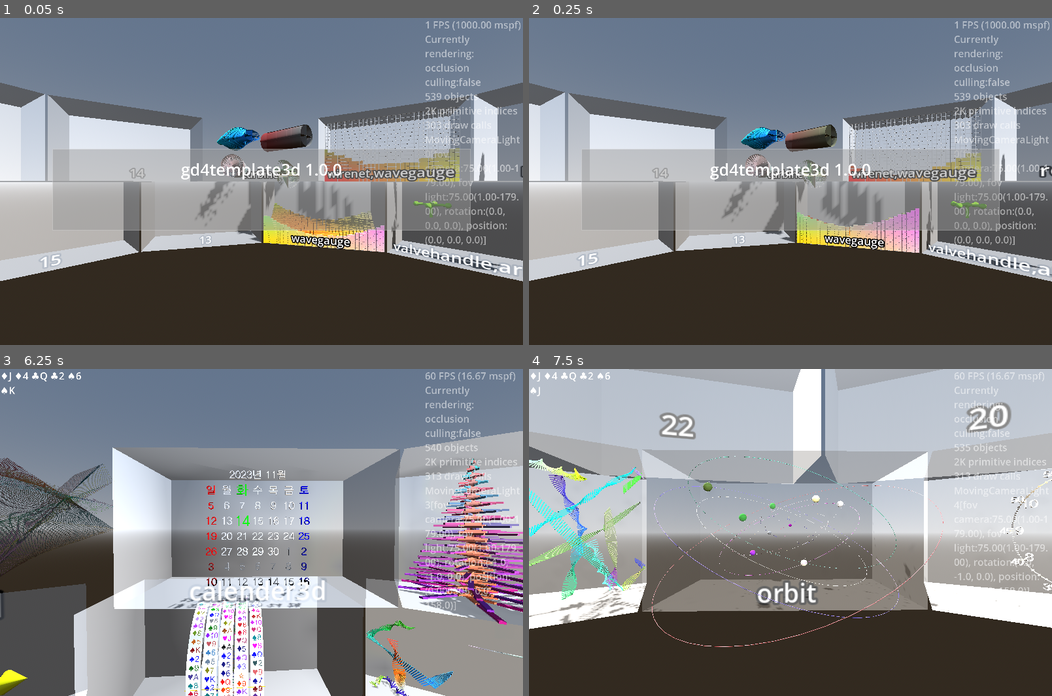
Above: before the commit, frames 1-4 (two rows, left to right).
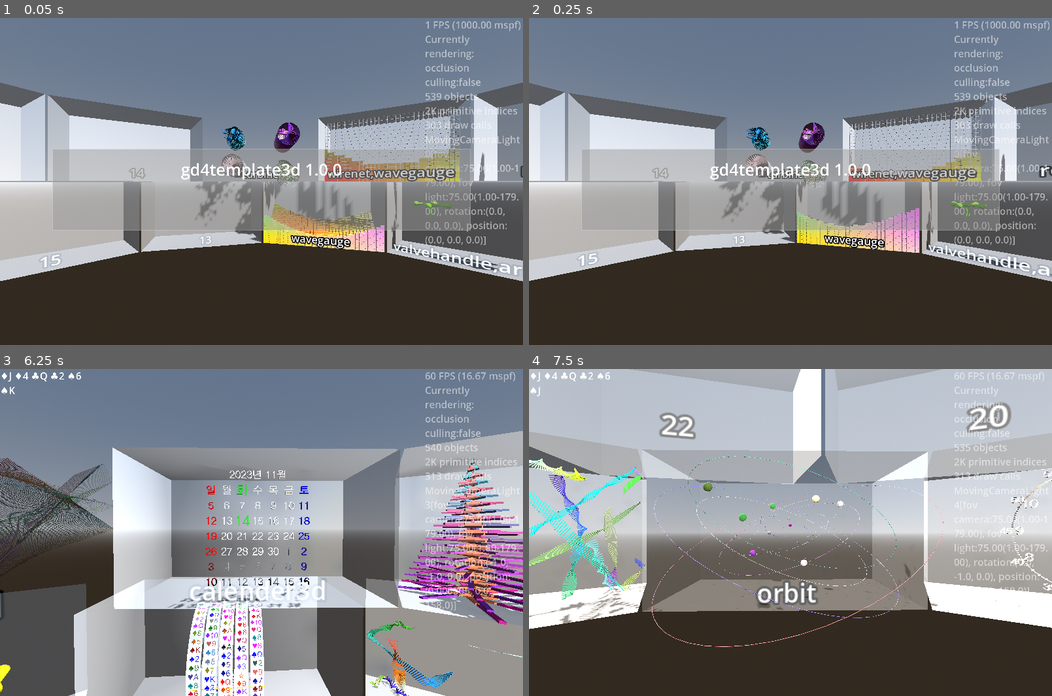
Above: after the commit, the same moments.

Repository: kasworld/gd4template3d
Game: Godot game, scene res://main.tscn
The game is run twice, just before and just after one commit, with the same random seed, the same clock (stepped at 60 frames per second) and the same inputs.
Inputs (mouse positions are in pixels of both pictures, inside the frame that each line leads up to):
- Up to frame 1 (0.05 s): no input
- Up to frame 2 (0.25 s): no input
- Up to frame 3 (6.25 s): tap Enter at 0.5, 2.1, 4.35 s; move the mouse to (376, 516) at 0.52 s; hold Right 0.53-1.28 s; tap Q at 0.6, 2.85, 5.1 s; click (376, 516) at 0.67 s; move the mouse to (156, 548) at 1.27 s; hold Down 1.28-2.03 s; tap E at 1.35, 3.6, 5.85 s; move the mouse to (313, 460) at 2.02 s; hold Right 2.03-2.78 s; move the mouse to (235, 597) at 2.77 s; hold Up 2.78-3.53 s; click (235, 597) at 2.92 s; move the mouse to (418, 581) at 3.52 s; hold Left 3.53-5.03 s; move the mouse to (104, 483) at 4.27 s; move the mouse to (287, 532) at 5.02 s; hold Down 5.03-5.78 s; click (287, 532) at 5.17 s; move the mouse to (183, 450) at 5.77 s; hold Right from 5.78 s (still down)
- Up to frame 4 (7.5 s): move the mouse to (905, 516) at 6.52 s; release Right at 6.53 s; hold Up 6.53-7.28 s; tap Enter at 6.6 s; move the mouse to (685, 548) at 7.27 s; hold Right from 7.28 s (still down); tap Q at 7.35 s; click (685, 548) at 7.42 s

The runs differ from the first frame. In frame 1, 1.3% of the frame differs, in the area x 37-96%, y 32-76%; in frame 2, 1.4%, in the area x 36-98%, y 32-77%; in frame 3, 0.3%; in frame 4, nothing differs.

Commit message:
add blade_rotate_lambda

Diff:
--- a/main.gd
+++ b/main.gd
@@ -121,10 +121,7 @@
 		turbine_list.append(tb)
 		tb.position = pos
 		glasscabinet.add_child(tb)
-	turbine_list[0].rotation.y = PI/4
-	turbine_list[1].rotation.y = PI/4
-	for i in 4:
-		turbine_color_list.append(random_color())
+	turbine_list[0].set_transform_all(Turbine.scale_1, Turbine.shift_zero, Turbine.rotate_PI, Turbine.blade_rotate_lambda(PI/10))
 func scale_lambda(period :float) -> Callable:
 	return func(rate):
 		var x = (cos(rate*PI*2 + period)+2) * (rate/4+0.25)
@@ -140,7 +137,7 @@
 	return func(_rate):
 		return rad/PI/2
 
-var turbine_color_list :Array
+var turbine_color_list := [random_color(),random_color(),random_color(),random_color()]
 var turbine_color_rate :float
 func turbine_animate() -> void:
 	if turbine_color_rate >= 1:
@@ -154,9 +151,9 @@
 		lerp(turbine_color_list[0], turbine_color_list[1],turbine_color_rate),
 		lerp(turbine_color_list[2], turbine_color_list[3],turbine_color_rate),
 	)
-	turbine_list[1].set_transform_all(scale_lambda(rad), Turbine.shift_zero, Turbine.rotate_zero)
-	turbine_list[2].set_transform_all(Turbine.scale_1, shift_lambda(rad), Turbine.rotate_zero)
-	turbine_list[3].set_transform_all(Turbine.scale_1, Turbine.shift_zero, rotate_lambda(rad), blade_rotate_lambda(rad))
+	turbine_list[1].set_transform_all(scale_lambda(rad), Turbine.shift_zero, Turbine.rotate_PI)
+	turbine_list[2].set_transform_all(Turbine.scale_1, shift_lambda(rad), Turbine.rotate_PI)
+	turbine_list[3].set_transform_all(Turbine.scale_1, Turbine.shift_zero, rotate_lambda(rad), Turbine.blade_rotate_lambda(rad/PI/2))
 func random_color() -> Color:
 	return NamedColorList.color_list.pick_random()[0]
 
--- a/turbine/turbine.gd
+++ b/turbine/turbine.gd
@@ -3,6 +3,10 @@
 
 static func scale_1(_rate :float) -> Vector3:
 	return Vector3(1,1,1)
+
+static func scale_cos(rate :float) -> Vector3:
+	var s := (cos(rate*PI*2)+3)/4
+	return Vector3(s,s,1)
 
 static func shift_zero(_rate :float) -> Vector3:
 	return Vector3.ZERO
@@ -10,22 +14,16 @@
 static func rotate_zero(_rate :float) -> float:
 	return 0
 
-static func scale_cos(rate :float) -> Vector3:
-	var s := (cos(rate*PI*2)+3)/4
-	return Vector3(s,s,1)
-
 static func rotate_PI(rate :float) -> float:
 	return PI*rate
 
-static func blade_rotate_0deg(_rate :float) -> float:
-	return 0
-
-static func blade_rotate_18deg(_rate :float) -> float:
-	return PI/10
+static func blade_rotate_lambda(rad :float) -> Callable:
+	return func(_rate):
+		return rad
 
 func init_sample(count :int, radius :float, ring_width :float, arm_count :int, co1 :Color, co2 :Color) -> Turbine:
 	init_basic(count, radius, ring_width, arm_count)
-	set_transform_all(scale_1,shift_zero,rotate_zero,blade_rotate_0deg)
+	set_transform_all(scale_1, shift_zero, rotate_zero, blade_rotate_lambda(0))
 	set_color_all(co1,co2)
 	return self
 
@@ -51,7 +49,7 @@
 	scale_fn :Callable,
 	shift_fn :Callable,
 	rotate_fn :Callable,
-	blade_rotate_fn :Callable = blade_rotate_0deg) -> Turbine:
+	blade_rotate_fn :Callable = blade_rotate_lambda(0)) -> Turbine:
 	var count :int = $RingsOut.multimesh.visible_instance_count
 	var arm_count :int = $Blades.multimesh.visible_instance_count / count
 	var mesh_size :Vector3 = $Blades.multimesh.mesh.size
